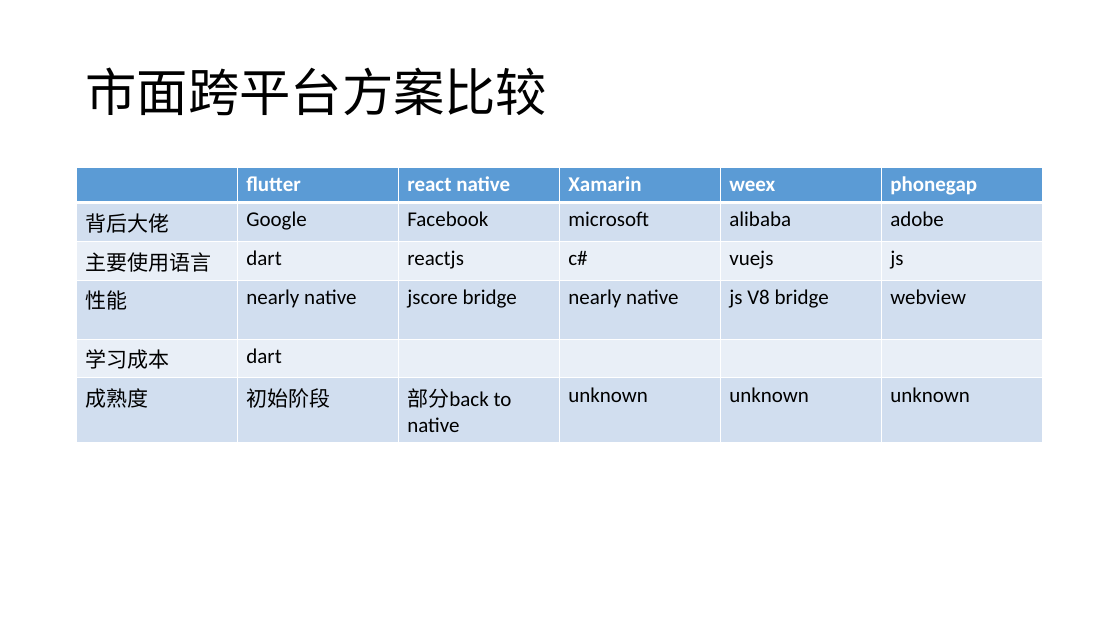
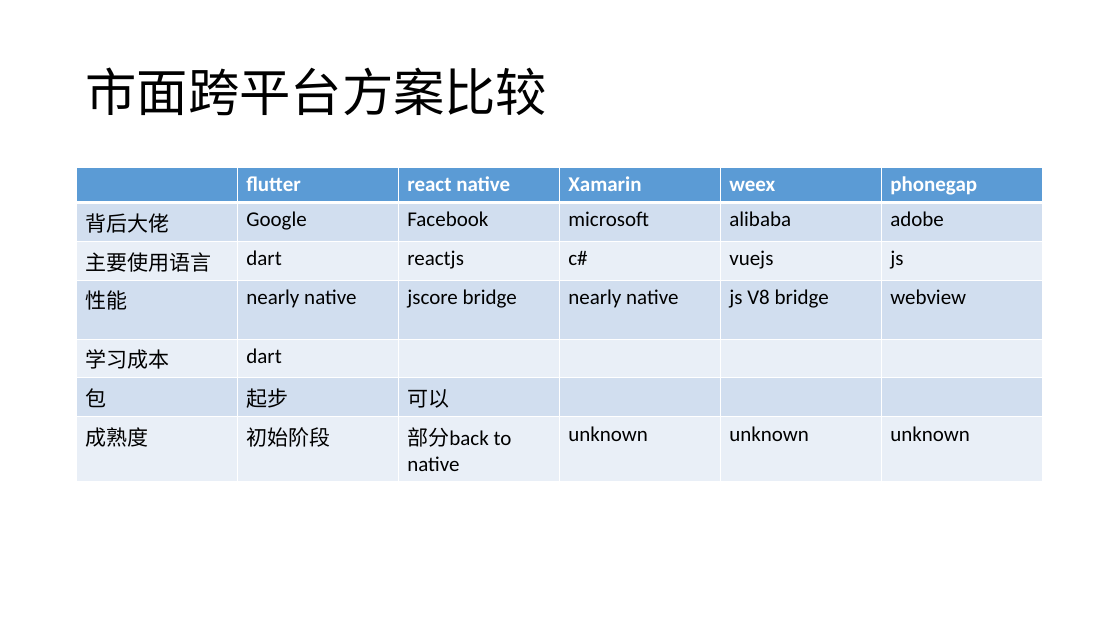
Before and after one commit to strever/realme, a slide deck: slide 4 of assets/misc/flutter.pptx (slide 3 before the commit). Drawn at 1120x630 pixels with LibreOffice and Linux fonts; fonts in the diff are those of the drawing. Boxes give left, top, right and bottom in pixels: in the first picture for what was removed or moved away, otherwise in the second. Text is boxed around its words. In the diff, an @@ line names an element or a change of style, - is before the commit and + after.

```diff
--- a/assets/misc/flutter.pptx
+++ b/assets/misc/flutter.pptx
@@ table at <box>77,168,1045,475</box> @@
+row 6: 包 | 起步 | 可以 |  |  | 
```
Also in this commit, not shown: 2 other slides changed, 9 slides added, 1 slide removed, 22 other files.
